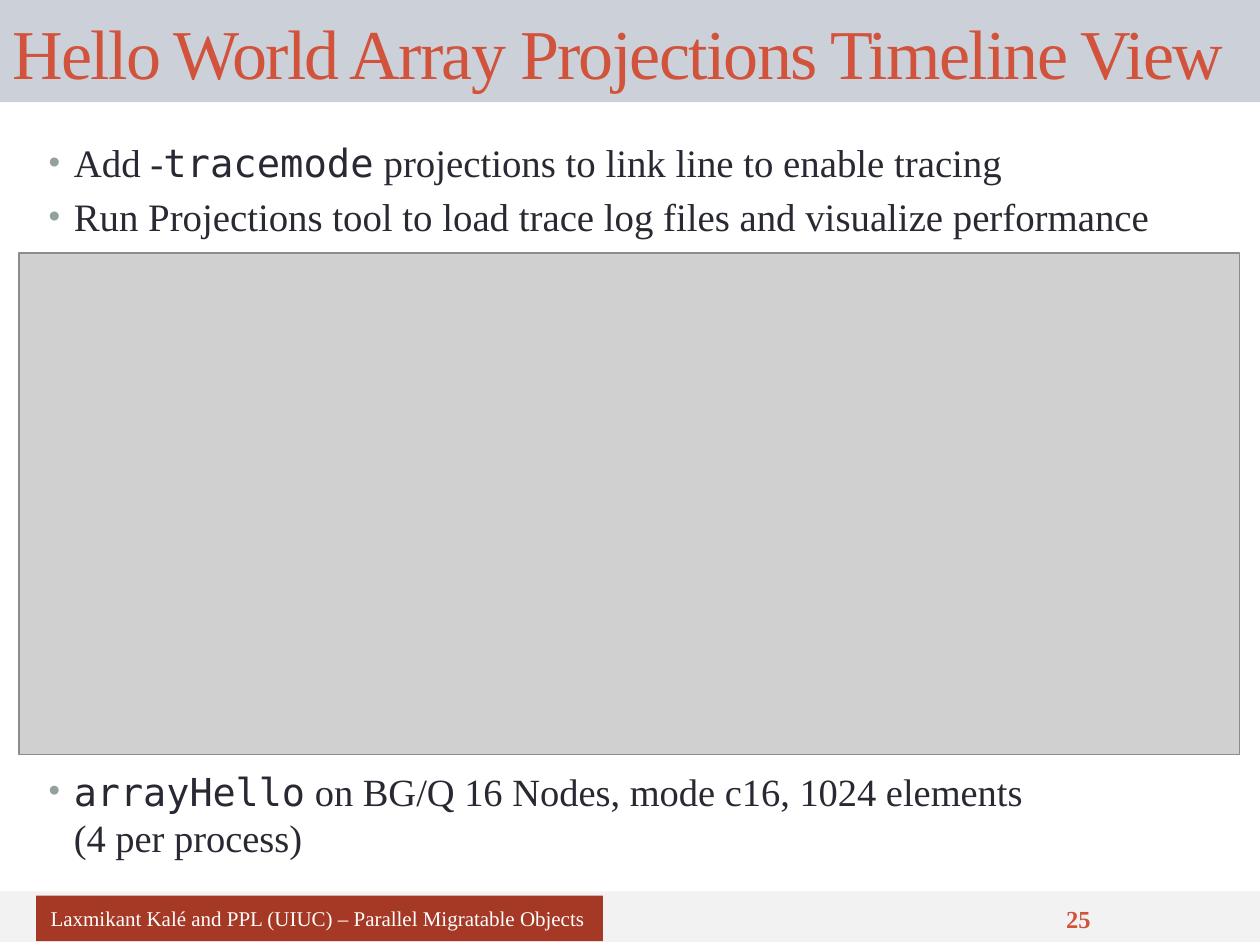
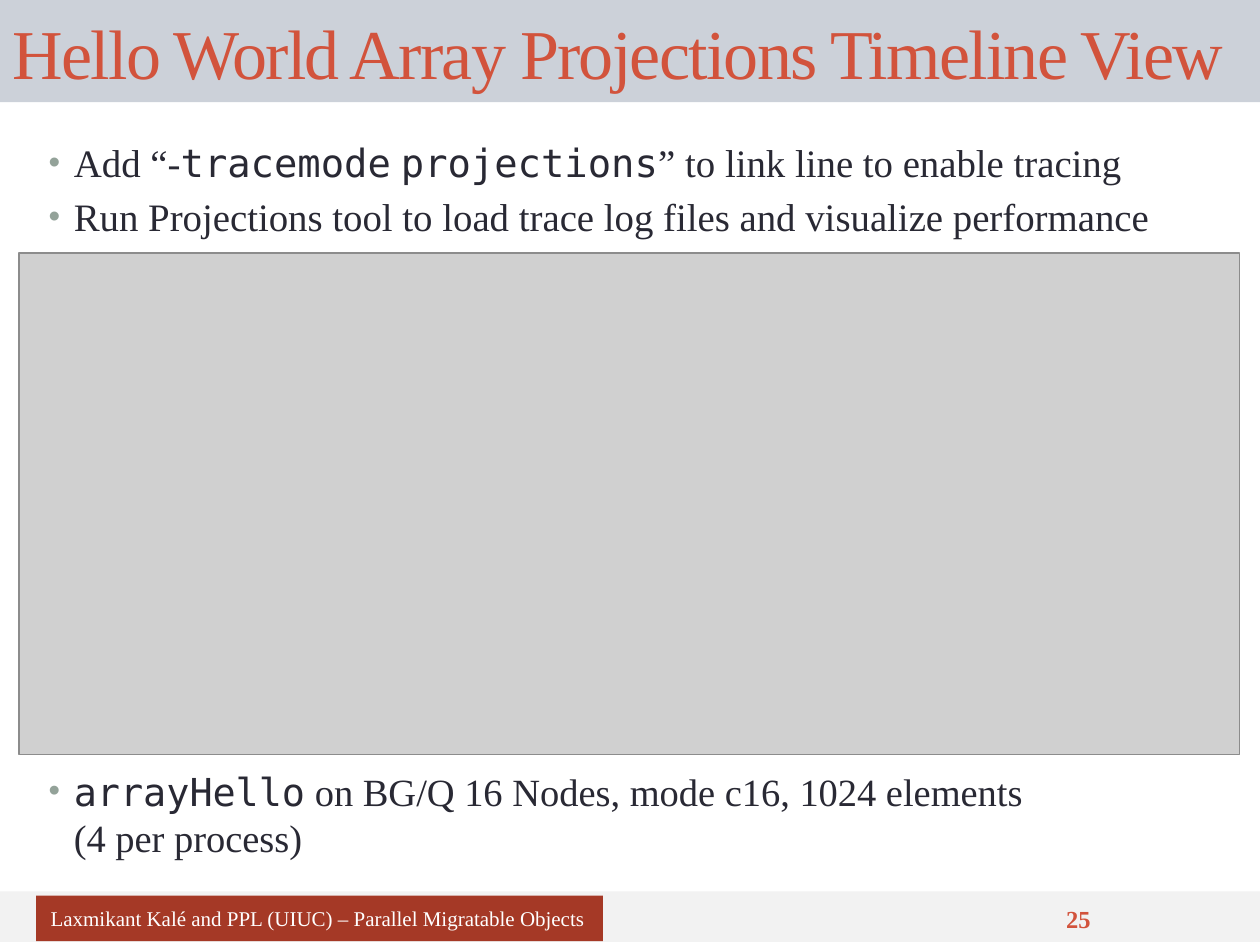
Before and after one commit to UIUC-PPL/charm_tutorial, a slide deck: slide 25 of tutorial-04-charm_basics.pptx. Drawn at 1260x945 pixels with LibreOffice and Linux fonts; fonts in the diff are those of the drawing; grey boxes stand for pictures. Boxes give left, top, right and bottom in pixels: in the first picture for what was removed or moved away, otherwise in the second. Text is boxed around its words. In the diff, an @@ line names an element or a change of style, - is before the commit and + after.

```diff
--- a/tutorial-04-charm_basics.pptx
+++ b/tutorial-04-charm_basics.pptx
@@ text at (74,147,1122,185): text changed @@
-• Add -tracemode projections to link line to enable tracing
+• Add “-tracemode projections” to link line to enable tracing
```
Also in this commit, not shown: 9 other slides changed, 4 other files.
